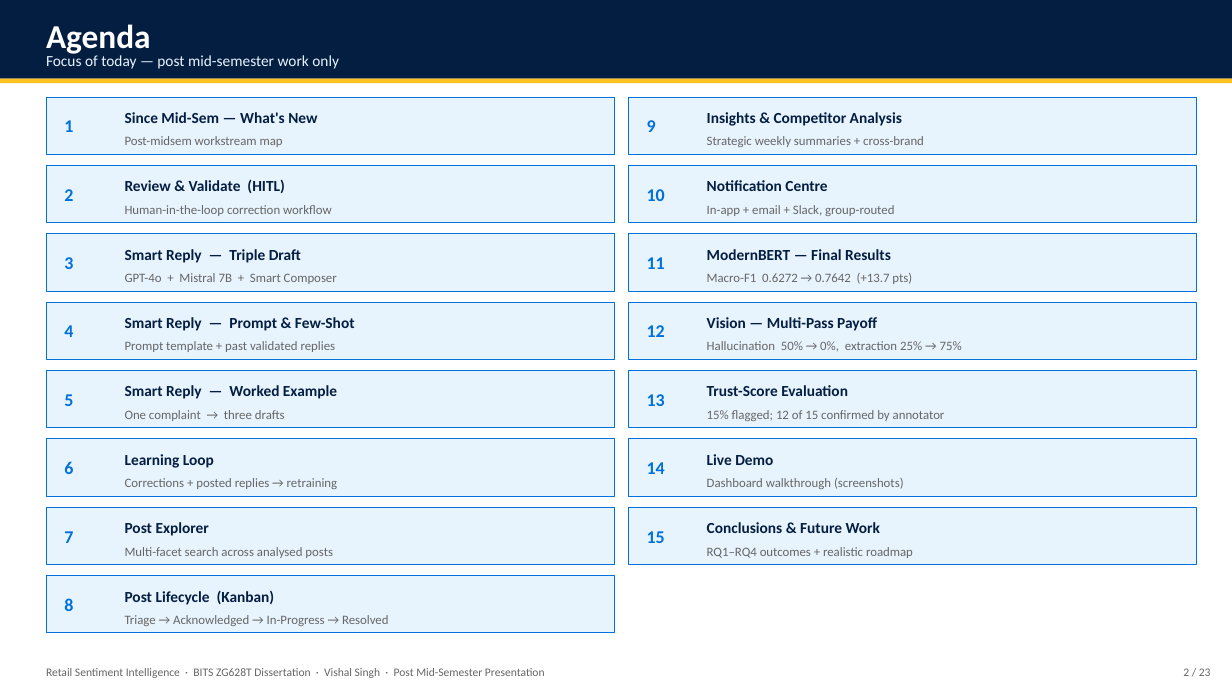
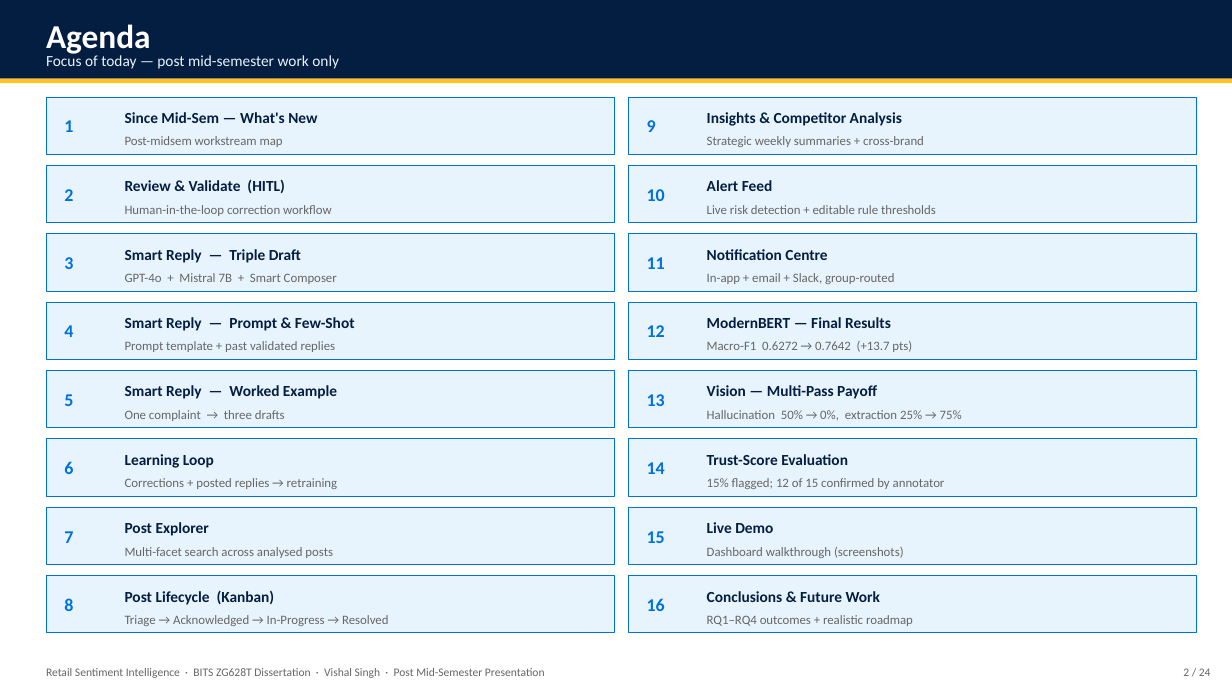
Before and after one commit to vishalvishal099/Retail-Sentiment-Intelligence, a slide deck: slide 2 of docs/Sem_4/FINAL_PRESENTATION_VishalSingh_2020AA05641.pptx. Drawn at 1232x693 pixels with LibreOffice and Linux fonts; fonts in the diff are those of the drawing. Boxes give left, top, right and bottom in pixels: in the first picture for what was removed or moved away, otherwise in the second. Text is boxed around its words. In the diff, an @@ line names an element or a change of style, - is before the commit and + after.

Commit message:
docs(deck): add Alert Feed slide to final presentation and slidev deck

```diff
--- a/docs/Sem_4/FINAL_PRESENTATION_VishalSingh_2020AA05641.pptx
+++ b/docs/Sem_4/FINAL_PRESENTATION_VishalSingh_2020AA05641.pptx
@@ text added at (x1=707, y1=180, x2=773, y2=191), 12 pt, text #041E42, bold @@
+Alert Feed
@@ text added at (x1=707, y1=205, x2=936, y2=214), 10 pt, text #666666 @@
+Live risk detection + editable rule thresholds
@@ rectangle added at (x1=628, y1=576, x2=1197, y2=633), fill #E8F4FD, outline #0071DC 0.75 pt @@
@@ text added at (x1=647, y1=598, x2=665, y2=611), 14 pt, text #0071DC, bold @@
+16
@@ 12 texts moved together from (x1=707, y1=180, x2=962, y2=558) to (x1=707, y1=249, x2=962, y2=626) @@
@@ text at (x1=1183, y1=668, x2=1211, y2=676): text changed @@
-2 / 23
+2 / 24
```
Also in this commit, not shown: 20 other slides changed, 1 slide added, 3 other files.
